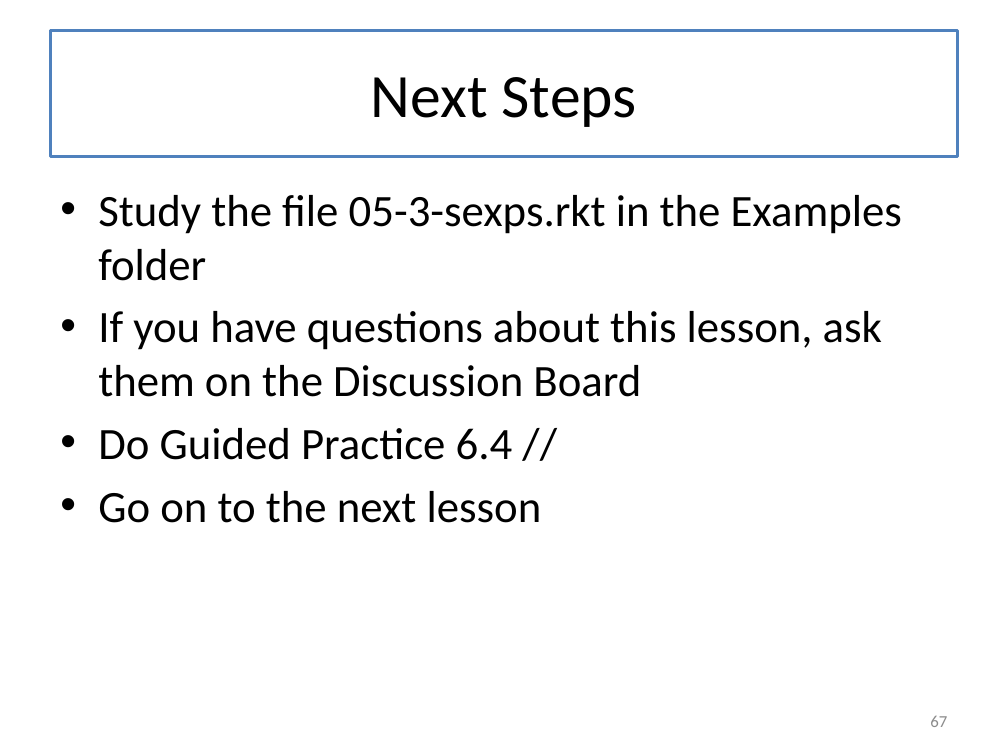
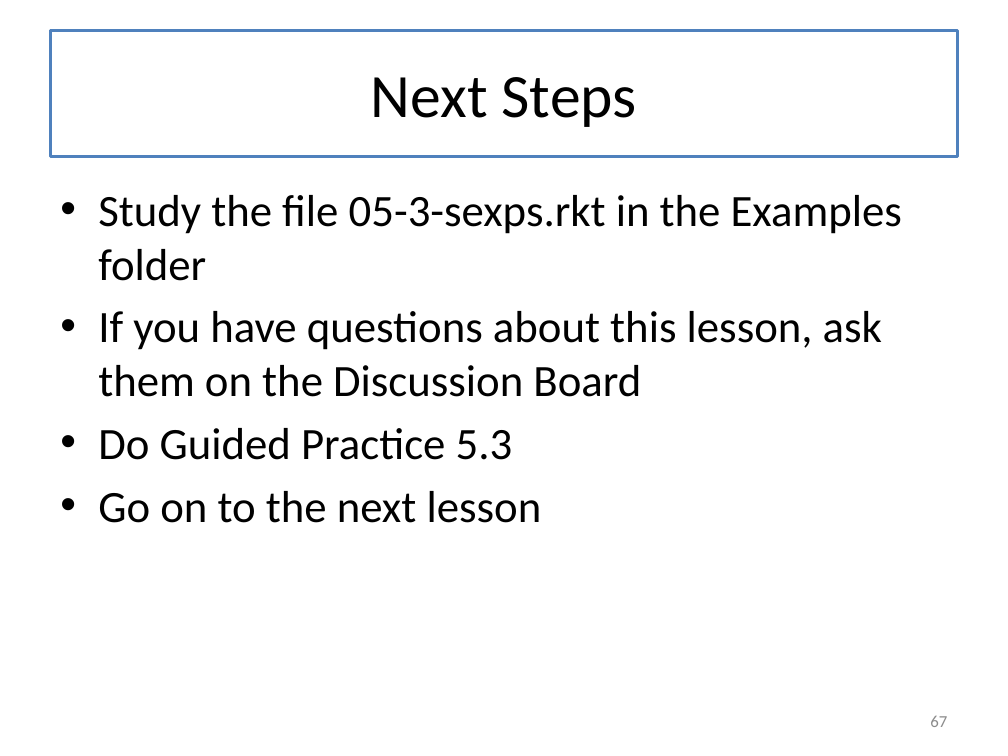
Before and after one commit to mwand/cs5010f17, a slide deck: slide 67 of Slides/Lesson 5.X Trees and Graphs - Combined Slides.pptx. Drawn at 1008x756 pixels with LibreOffice and Linux fonts; fonts in the diff are those of the drawing. Boxes give left, top, right and bottom in pixels: in the first picture for what was removed or moved away, otherwise in the second. Text is boxed around its words. In the diff, an @@ line names an element or a change of style, - is before the commit and + after.

```diff
--- a/Slides/Lesson 5.X Trees and Graphs - Combined Slides.pptx
+++ b/Slides/Lesson 5.X Trees and Graphs - Combined Slides.pptx
@@ text at (98, 428, 513, 460): text changed @@
-• Do Guided Practice 6.4 //
+• Do Guided Practice 5.3
```
Also in this commit, not shown: 7 other slides changed, 6 other files.
